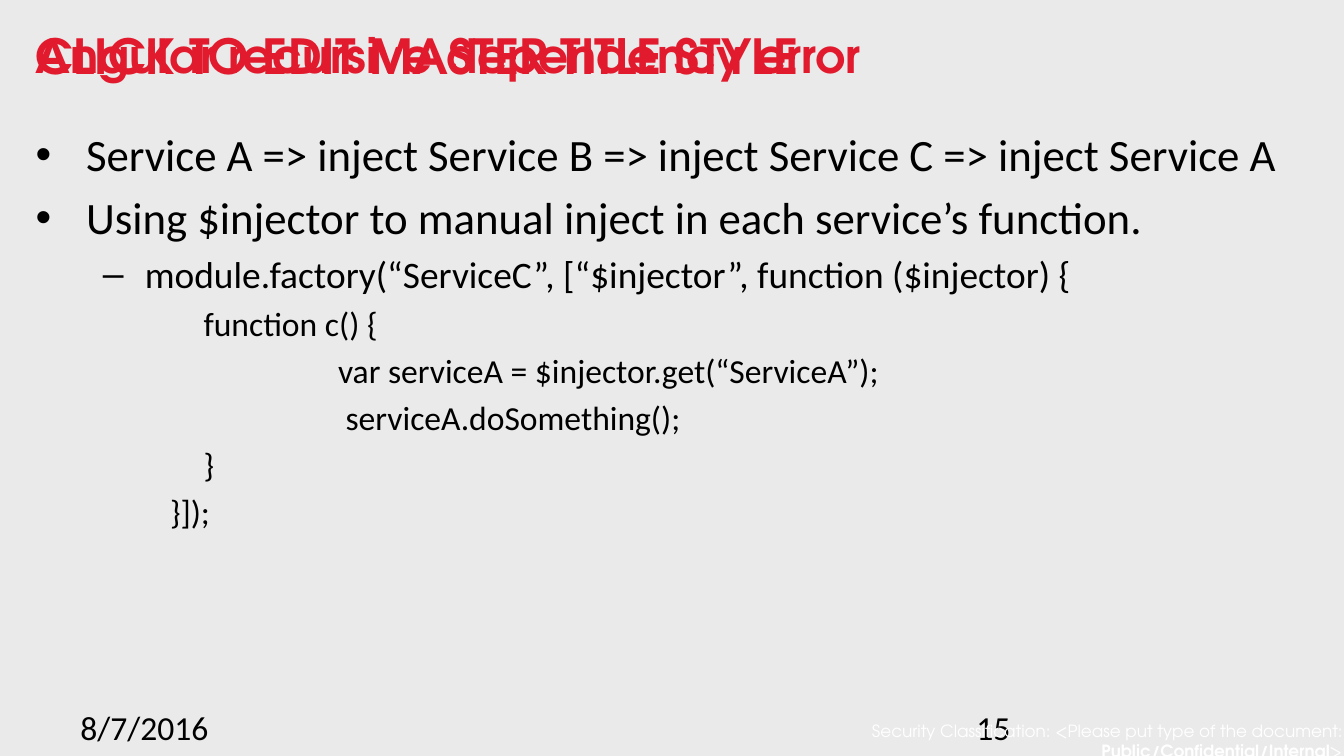
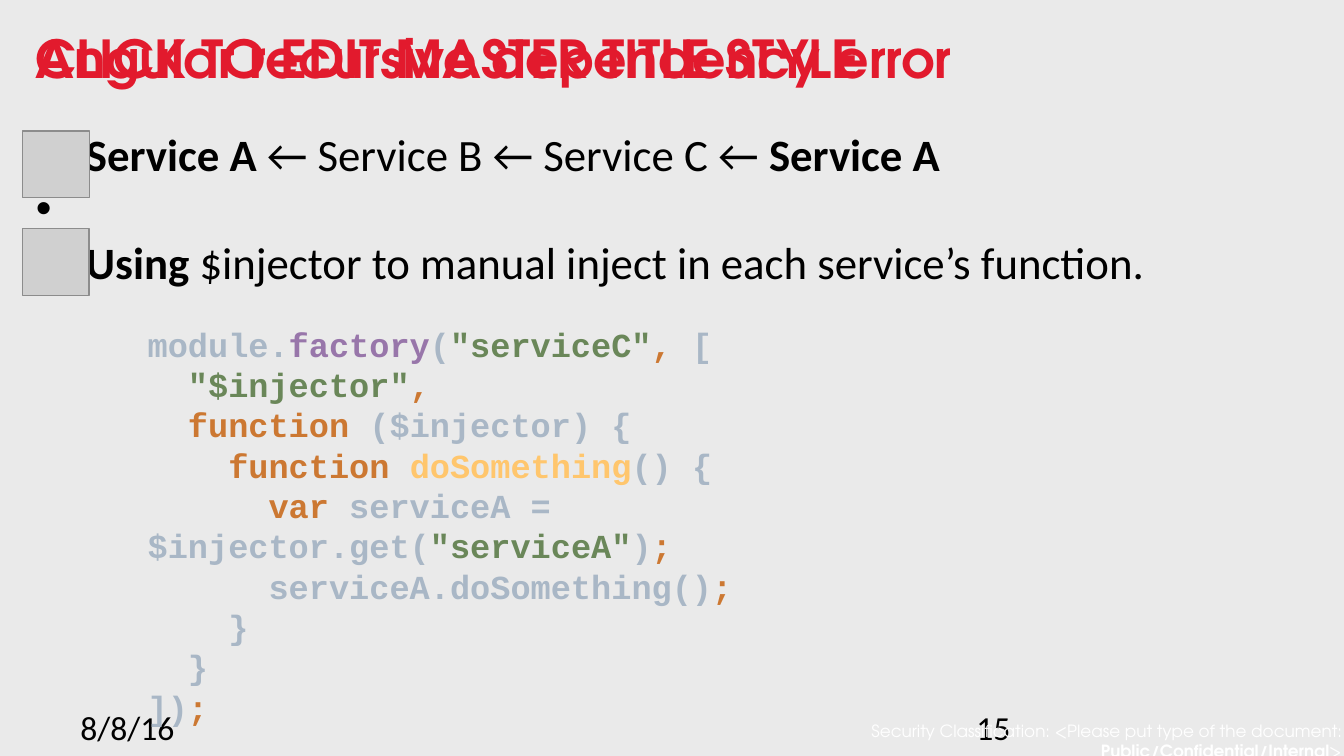
Before and after one commit to nnsan/angular_best_practice, a slide deck: slide 15 of Angular best practice.pptx. Drawn at 1344x756 pixels with LibreOffice and Linux fonts; fonts in the diff are those of the drawing; grey boxes stand for pictures; background and template pictures are left out. Boxes give left, top, right and bottom in pixels: in the first picture for what was removed or moved away, otherwise in the second. Text is boxed around its words. In the diff, an @@ line names an element or a change of style, - is before the commit and + after.

```diff
--- a/Angular best practice.pptx
+++ b/Angular best practice.pptx
@@ text "CLICK TO EDIT MASTER TITLE ..." at [36,38,858,90]: size 25.9 to 28 pt @@
@@ text "Angular recursive dependency error" at [36,38,952,90]: size 25.2 to 28 pt @@
@@ picture added at [23,130,90,198] @@
@@ text at [86,134,940,183]: text changed @@
-• Service A => inject Service B => inject Service C => inject Service A
+• Service A ← Service B ← Service C ← Service A
@@ picture added at [23,228,90,296] @@
@@ text at [86,242,1144,291]: bold on in "Using"; indent changed; less space between paragraphs @@
@@ text at [145,261,1050,436]: paragraphs removed @@
-  – module.factory(“ServiceC”, [“$injector”, function ($injector) {
-    function c() {
-    var serviceA = $injector.get(“ServiceA”);
-    serviceA.doSomething();
-    }
-    }]);
@@ text added at [148,332,733,606], 18 pt, text #A9B7C6, bold @@
+module.factory("serviceC", [
+"$injector",
+function ($injector) {
+function doSomething() {
+var serviceA = $injector.get("serviceA");
+serviceA.doSomething();
+}
+}
+]);
@@ text at [80,713,174,742]: text changed @@
-8/7/2016
+8/8/16
```
Also in this commit, not shown: 19 other slides changed, 1 other file.
